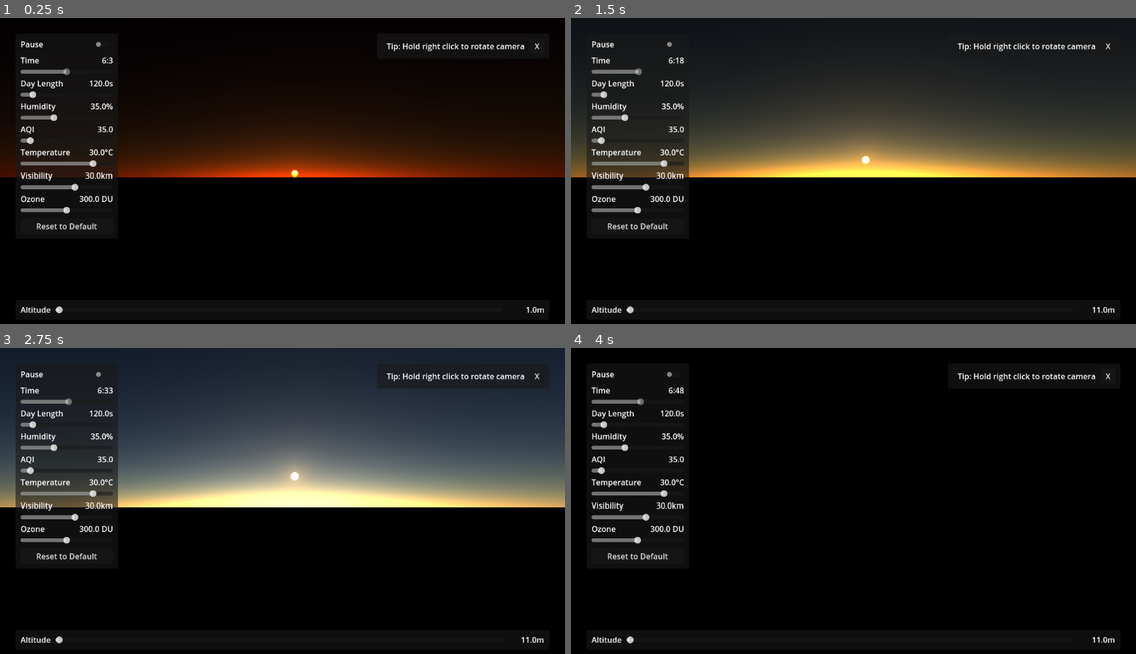
Above: before the commit, frames 1-4 (two rows, left to right).
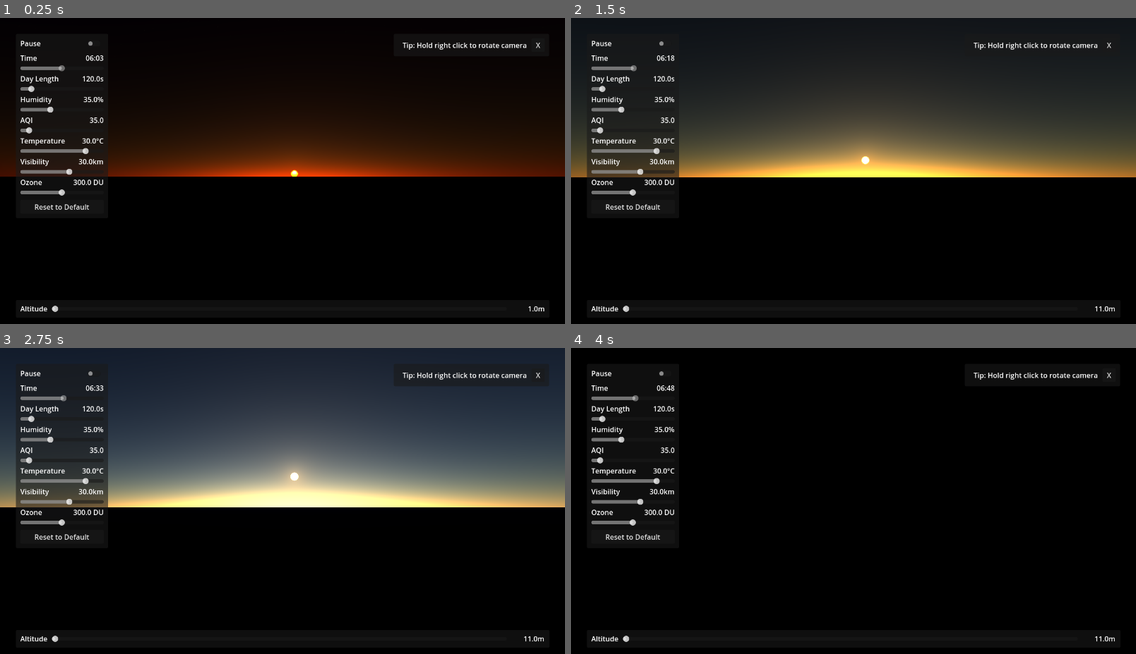
Above: after the commit, the same moments.

Repository: FroggLeo/godot-dynamic-environment
Game: Godot game, scene res://world/world.tscn
Same seed, same stepped clock (60 frames per second), same inputs: the game is played once before the commit and once after it.
Inputs (mouse positions are in pixels of both pictures, inside the frame that each line leads up to):
- Up to frame 1 (0.25 s): no input
- Up to frame 2 (1.5 s): tap Enter at 0.5, 1.25 s; move the mouse to (977, 161) at 0.52 s; hold Right 0.53-1.28 s; tap Mouse wheel down (go_down) at 0.6 s; move the mouse to (740, 192) at 1.27 s; hold Down from 1.28 s (still down); tap Mouse wheel up (go_up) at 1.35 s
- Up to frame 3 (2.75 s): tap Enter at 2 s; move the mouse to (339, 436) at 2.02 s; release Down at 2.03 s; hold Right from 2.03 s (still down); hold Right mouse button (move_camera) from 2.03 s (still down)
- Up to frame 4 (4 s): tap Enter at 2.75, 3.5 s; move the mouse to (825, 571) at 2.77 s; release Right at 2.78 s; release Right mouse button (move_camera) at 2.78 s; hold Up 2.78-3.53 s; tap Alt at 2.85 s; move the mouse to (1023, 553) at 3.52 s; hold Left from 3.53 s (still down); tap Shift at 3.6 s

The runs differ from the first frame. In frame 1, 3.6% of the frame differs, in the area x 0-100%, y 7-97%; in frame 2, 3.6%; in frame 3, 3.9%, in the area x 2-97%, y 7-97%; in frame 4, 3.4%.

Commit message:
add stars rotation, also ready for first release

Diff:
--- a/godot_project/environment/environment_system.tscn
+++ b/godot_project/environment/environment_system.tscn
@@ -28,9 +28,10 @@
 shader_parameter/moon_glow_strength = 0.25
 shader_parameter/moon_limb_softness = 0.05
 shader_parameter/enable_stars = true
-shader_parameter/stars_strength = 0.0499999988824
-shader_parameter/stars_max_size = 0.35
-shader_parameter/stars_min_size = 0.3
+shader_parameter/stars_pitch = 0.0
+shader_parameter/stars_strength = 0.0999999977648
+shader_parameter/stars_max_size = 0.45000002067648004
+shader_parameter/stars_min_size = 0.350000016625
 shader_parameter/stars_density = 1.0
 shader_parameter/stars_amount = 0.1
 shader_parameter/stars_softness = 0.03
--- a/godot_project/environment/realistic.gdshader
+++ b/godot_project/environment/realistic.gdshader
@@ -48,6 +48,8 @@
 group_uniforms stars;
 	// beautiful stars
 	uniform bool enable_stars = true;
+	// rotate the stars
+	uniform float stars_pitch: hint_range(0.0, 1.0, 0.001) = 0.0;
 	uniform float stars_strength: hint_range(0.0, 1.0, 0.01) = 0.05;
 	uniform float stars_max_size: hint_range(0.01, 1.0, 0.001) = 0.35;
 	uniform float stars_min_size: hint_range(0.0, 1.0, 0.001) = 0.3;
@@ -762,10 +764,25 @@
 	return uv;
 }
 
+// rotation of vector
+// used to rotate the stars easily
+// could allow more freedoms of rotation later on
+vec3 rotate_x(vec3 vector, float angle) {
+	float sina = sin(angle);
+	float cosa = cos(angle);
+	return vec3(
+		vector.x,
+		cosa * vector.y - sina * vector.z,
+		sina * vector.y + cosa * vector.z
+	);
+}
+
 // uses a uv coordinate system because it is just more stable
 // and every example i've seen uses either image texture or some kind of uv mapped stars (and clouds!)
 // just returns an rgb color to be added to the sky
 vec3 get_stars(vec3 view_dir) {
+	// rotate the view
+	vec3 rotated_view = rotate_x(normalize(view_dir), stars_pitch * TAU);
 	// the seed
 	vec4 seed = hash41(stars_seed);
 	float threshold = 0.7 + 0.3 * (1.0 - stars_amount);
@@ -775,7 +792,7 @@
 	// converting to uv so we know where the view_dir is on the uv field
 	// then return a star or just darkness
 	// uv.x and uv.y goes from 0..1
-	vec2 uv = dir_to_octuv(view_dir);
+	vec2 uv = dir_to_octuv(rotated_view);
 	// we turn this new uv into a grid
 	// divide this uv into grid_scale * grid_scale number of grids
 	float grid_scale = 500.0 * stars_density;
@@ -807,6 +824,7 @@
 	return star_color * brightness * stars_strength;
 }
 
+
 // artistic filters below!
 // YIQ hue shift from here
 // https://agatedragon.blog/2024/04/02/hue-shift-shader/
@@ -910,11 +928,13 @@
 	// add the sun
 	c += get_sun(top, view_dir, sun_dir, camera_origin);
 	// add stars
-	float moon_phase = get_moon_phase(sun_dir, moon_dir);
-	vec3 star = get_stars(view_dir) - stars_strength * moon_phase * stars_moon_fade;
-	if (length(star) > 1e-4) {
-		vec3 star_color = star * get_celestial_transmittance(camera_origin, view_dir);
-		c += max(star_color - c, 0.0);
+	if (enable_stars) {
+		float moon_phase = get_moon_phase(sun_dir, moon_dir);
+		vec3 star = get_stars(view_dir) - stars_strength * moon_phase * stars_moon_fade;
+		if (length(star) > 1e-4) {
+			vec3 star_color = star * get_celestial_transmittance(camera_origin, view_dir);
+			c += max(star_color - c, 0.0);
+		}
 	}
 	// add the moon
 	if (enable_moon) {
--- a/godot_project/environment_system.gd
+++ b/godot_project/environment_system.gd
@@ -21,9 +21,12 @@
 @export_range(1.0, 99999.0, 0.01) var camera_altitude := 1.0:
 	set(v): camera_altitude = v; _update_atmosphere()
 
+@export_range(0.0, 1.0, 0.001) var stars_rotation := 0.0:
+	set(v): stars_rotation = v; if mat: mat.set_shader_parameter("stars_pitch", stars_rotation)
+
 @export var day_length: float = 120.0
 @export var moon_length: float = 29.5
-@export_range(0.0, 1.0, 0.001) var time: float = 0.0:
+@export_range(0.0, 1.0, 0.001) var time: float = 0.5:
 	set(v): time = v; _update_sun_moon()
 @export_range(0.0, 1.0, 0.001) var moon_time: float = 0.0:
 	set(v): moon_time = v; _update_sun_moon()
@@ -79,6 +82,7 @@
 	moonLight.rotation.x = moon_angle
 	var moon_tilt = 39.5
 	moonLight.rotation.y = moon_tilt
+	stars_rotation = time
 
 # should have exposure be ~20 around noon, but drop off as we reach sunset
 # will be implemented here in the script
--- a/godot_project/project.godot
+++ b/godot_project/project.godot
@@ -17,6 +17,8 @@
 
 [display]
 
+window/size/viewport_width=1280
+window/size/viewport_height=720
 window/stretch/mode="viewport"
 window/stretch/aspect="expand"
 
--- a/godot_project/world/player_controller/ui.gd
+++ b/godot_project/world/player_controller/ui.gd
@@ -121,7 +121,7 @@
 	var total_minutes := int(envtime * 24 * 60 + 18 * 60) % (24 * 60)
 	var hours := int(total_minutes / 60.0)
 	var minutes := total_minutes % 60
-	return str(hours) + ":" + str(minutes)
+	return "%02d:%02d" % [hours, minutes]
 
 # Called every frame. 'delta' is the elapsed time since the previous frame.
 func _process(_delta: float) -> void:
